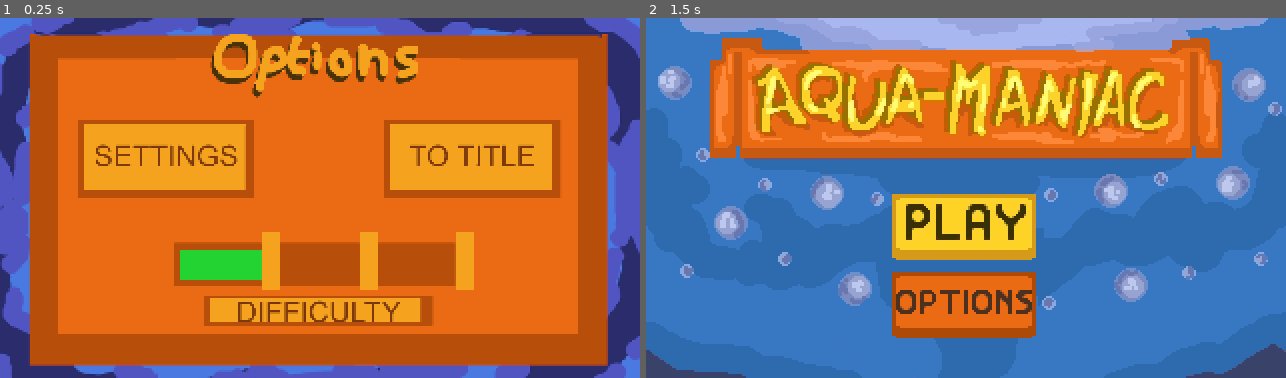
Above: before the commit, frames 1-2 (left to right).
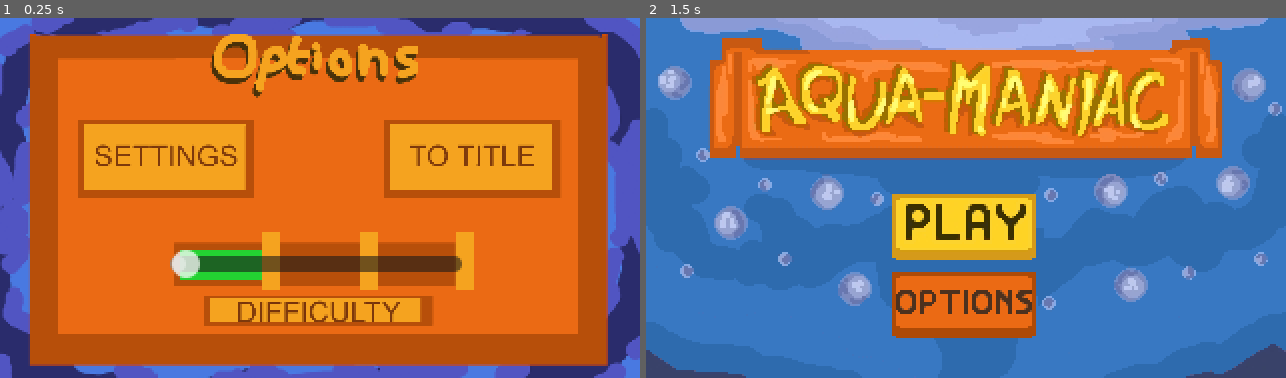
Above: after the commit, the same moments.

Repository: Prismat2ca/aquamaniac
Game: Godot game, scene res://options/options.tscn
Same seed, same stepped clock (60 frames per second), same inputs: the game is played once before the commit and once after it. This scene is started directly instead of the project's main scene.
Inputs (mouse positions are in pixels of both pictures, inside the frame that each line leads up to):
- Up to frame 1 (0.25 s): no input
- Up to frame 2 (1.5 s): tap Enter at 0.5 s; hold D (right) 0.53-1.25 s; click (1119, 158) at 1.25 s

The runs differ from the first frame. In frame 1, 2.1% of the frame differs, in the area x 26-73%, y 64-73%; in frame 2, nothing differs.

Commit message:
iteration1

Diff:
--- a/menu/menu.tscn
+++ b/menu/menu.tscn
@@ -13,7 +13,8 @@
 
 
 func _on_pressed() -> void:
-	get_tree().change_scene_to_file(\"res://options/options.tscn\")
+	pass
+	#get_tree().change_scene_to_file(\"res://options/options.tscn\")
 "
 
 [node name="Menu" type="Control" unique_id=1247449238]
--- a/options/options.tscn
+++ b/options/options.tscn
@@ -18,6 +18,11 @@
 
 func _on_pressed() -> void:
 	get_tree().change_scene_to_file(\"res://settings/settings.tscn\")
+"
+
+[sub_resource type="GDScript" id="GDScript_c0xh2"]
+resource_name = "difficultySlider"
+script/source = "extends HSlider
 "
 
 [node name="Options" type="Control" unique_id=1101607369]
@@ -50,6 +55,14 @@
 offset_bottom = 91.0
 script = SubResource("GDScript_0o51j")
 
+[node name="difficultySlider" type="HSlider" parent="." unique_id=1927997549]
+layout_mode = 0
+offset_left = 85.0
+offset_top = 115.0
+offset_right = 231.0
+offset_bottom = 131.0
+script = SubResource("GDScript_c0xh2")
+
 [connection signal="pressed" from="backButton" to="backButton" method="_on_pressed"]
 [connection signal="pressed" from="settingsButton" to="backButton" method="_on_settings_button_pressed"]
 [connection signal="pressed" from="settingsButton" to="settingsButton" method="_on_pressed"]
Not shown, changed: Aquamaniac.pck
